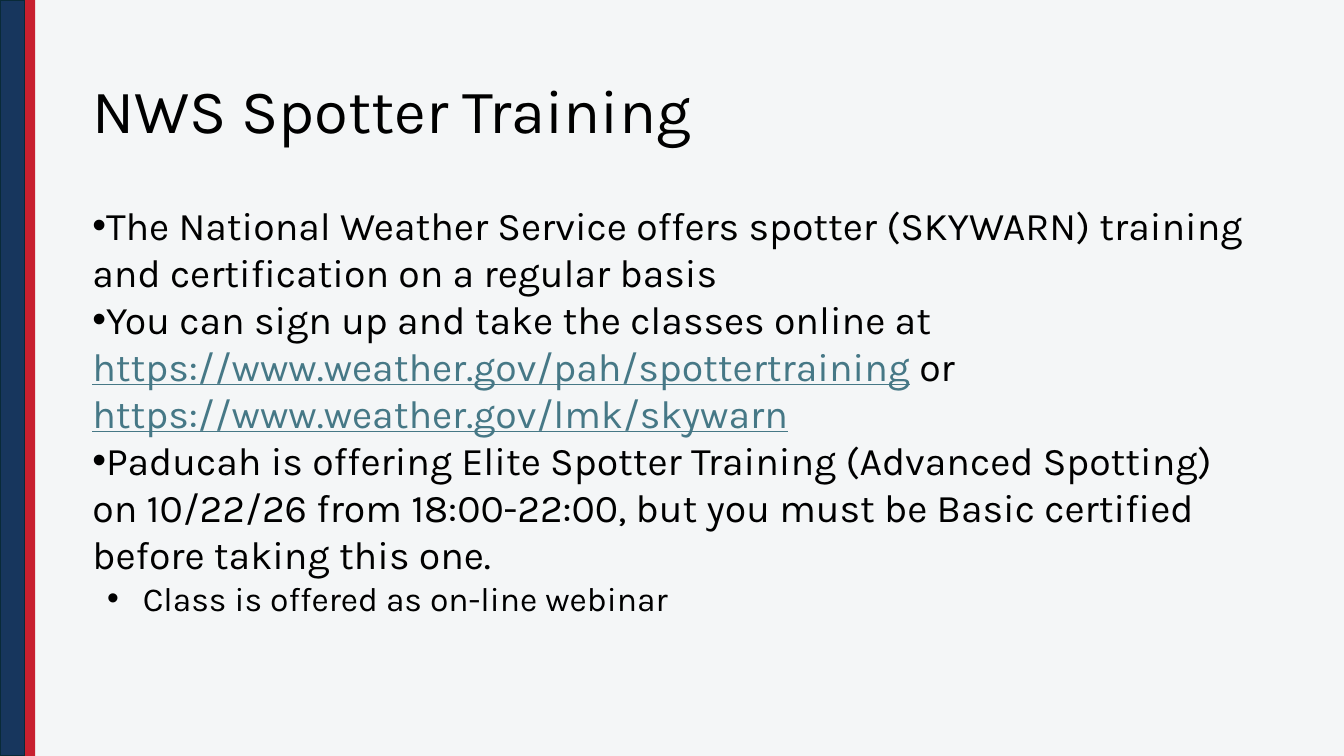
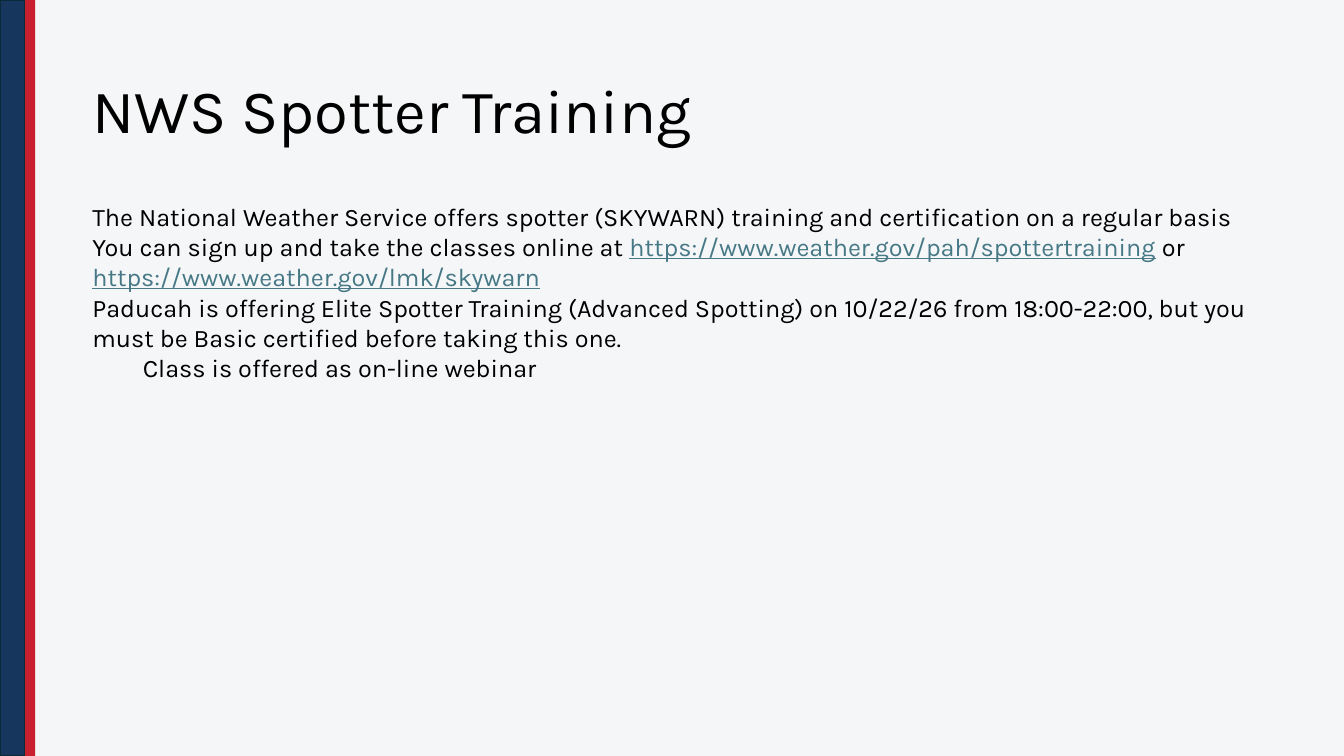
Before and after one commit to nathanielbutts/nathanielbutts.github.io, a slide deck: slide 9 of documents/training/WCKY ARES Meeting 20260903.pptx (slide 8 before the commit). Drawn at 1344x756 pixels with LibreOffice and Linux fonts; fonts in the diff are those of the drawing; background and template pictures are left out. Boxes give left, top, right and bottom in pixels: in the first picture for what was removed or moved away, otherwise in the second. Text is boxed around its words. In the diff, an @@ line names an element or a change of style, - is before the commit and + after.

```diff
--- a/documents/training/WCKY ARES Meeting 20260903.pptx
+++ b/documents/training/WCKY ARES Meeting 20260903.pptx
@@ text "The National Weather Service offers ..." at box(92, 208, 1245, 378): size 28 to 18 pt; size 24 to 18 pt in "Class is offered as on-line webinar"; bullet • to none; line spacing 0.9 to 1; less space between paragraphs; list level 2 to 1 in "Class is offered as on-line ..." @@
```
Also in this commit, not shown: 7 other slides changed, 1 slide added, 10 other files.
